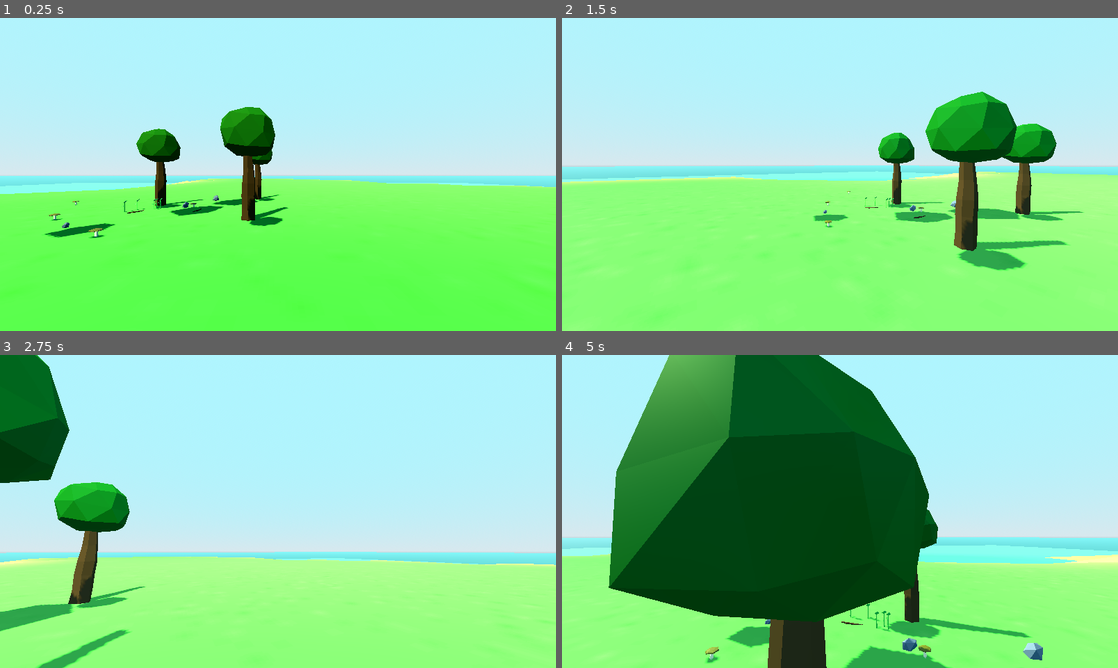
Above: before the commit, frames 1-4 (two rows, left to right).
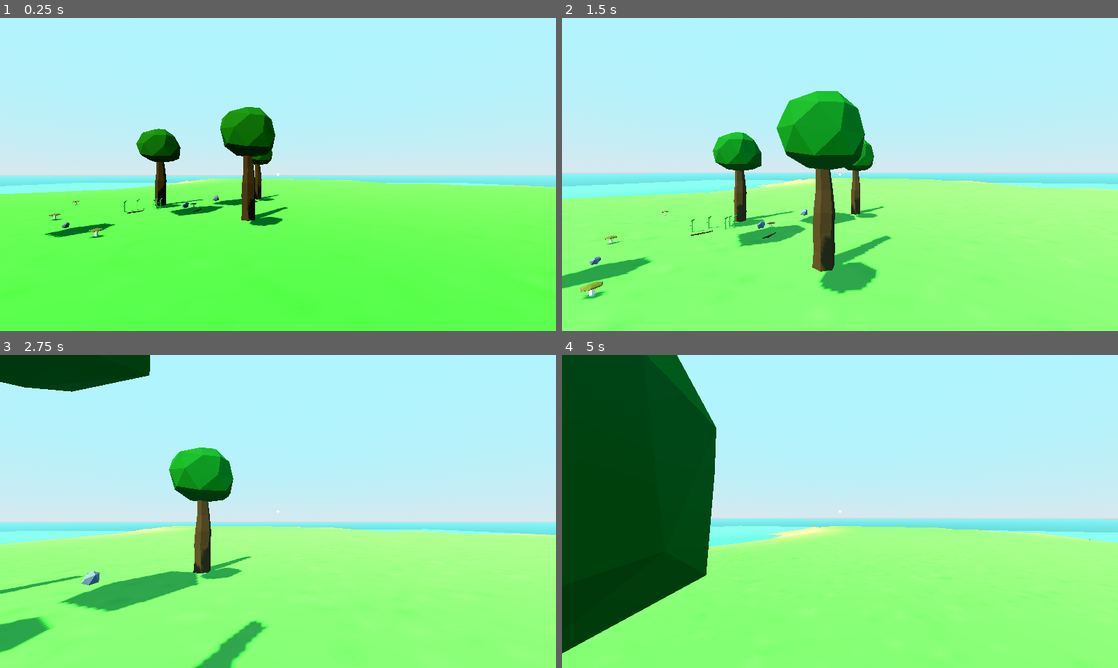
Above: after the commit, the same moments.

Repository: obermoser/udemygodotcourse
Game: Godot game, scene res://game/main_game.tscn
Same seed, same stepped clock (60 frames per second), same inputs: the game is played once before the commit and once after it.
Inputs (mouse positions are in pixels of both pictures, inside the frame that each line leads up to):
- Up to frame 1 (0.25 s): no input
- Up to frame 2 (1.5 s): tap Enter at 0.5 s; move the mouse to (867, 174) at 0.52 s; hold W (move_forward) from 0.53 s (still down); tap E (interact) at 0.6 s; tap Space (jump) at 0.77 s; move the mouse to (812, 174) at 1.27 s; tap Shift (sprint) at 1.35 s
- Up to frame 3 (2.75 s): keep holding W (move_forward); tap Space (jump) at 1.52 s; move the mouse to (289, 505) at 2.02 s; tap E (interact) at 2.1 s
- Up to frame 4 (5 s): keep holding W (move_forward); move the mouse to (834, 517) at 2.77 s; tap Shift (sprint) at 2.85, 4.35 s; tap Space (jump) at 3.02, 3.77, 4.52 s; move the mouse to (878, 514) at 3.52 s; tap E (interact) at 3.6 s; move the mouse to (795, 508) at 4.27 s

The runs differ from the first frame. In frame 1, less than 0.1% of the frame differs, in the area x 49-51%, y 49-51%; in frame 2, 22%; in frame 3, 27%; in frame 4, 57%, in the area x 0-100%, y 0-100%.

Commit message:
Resources

Diff:
--- a/game/configs/item_config.gd
+++ b/game/configs/item_config.gd
@@ -5,3 +5,11 @@
 	Stone,
 	Plant
 }
+
+const ITEM_RESOURCE_PATHS:={
+	Keys.Stick:"res://resources/item_resources/stick_resource.tres",
+	Keys.Stone:"res://resources/item_resources/stone_resource.tres"
+}
+
+func get_item_resource(key:Keys) -> ItemResource:
+	return load(ITEM_RESOURCE_PATHS.get(key))
--- a/project.godot
+++ b/project.godot
@@ -22,8 +22,8 @@
 
 [display]
 
-window/size/viewport_width=3840
-window/size/viewport_height=2160
+window/size/viewport_width=960
+window/size/viewport_height=540
 window/stretch/mode="canvas_items"
 window/stretch/aspect="expand"
 
--- /dev/null
+++ b/resources/item_resources/item_resource.gd
@@ -0,0 +1,7 @@
+extends Resource
+class_name ItemResource
+
+
+@export var item_key: ItemConfig.Keys
+@export var display_name:="Item Name"
+@export var icon:Texture2D
--- /dev/null
+++ b/resources/item_resources/stick_resource.tres
@@ -0,0 +1,10 @@
+[gd_resource type="Resource" script_class="ItemResource" load_steps=3 format=3 uid="uid://prgcyrvdrx0n"]
+
+[ext_resource type="Texture2D" uid="uid://4tw5k5flddrj" path="res://textures/item_icons/stick.png" id="1_jiv5x"]
+[ext_resource type="Script" path="res://resources/item_resources/item_resource.gd" id="1_yy86t"]
+
+[resource]
+script = ExtResource("1_yy86t")
+item_key = 0
+display_name = "Stick"
+icon = ExtResource("1_jiv5x")
--- /dev/null
+++ b/resources/item_resources/stone_resource.tres
@@ -0,0 +1,8 @@
+[gd_resource type="Resource" script_class="ItemResource" load_steps=2 format=3 uid="uid://cgvrq5q6jheow"]
+
+[ext_resource type="Script" path="res://resources/item_resources/item_resource.gd" id="1_ha5dj"]
+
+[resource]
+script = ExtResource("1_ha5dj")
+item_key = 0
+display_name = "Item Name"
